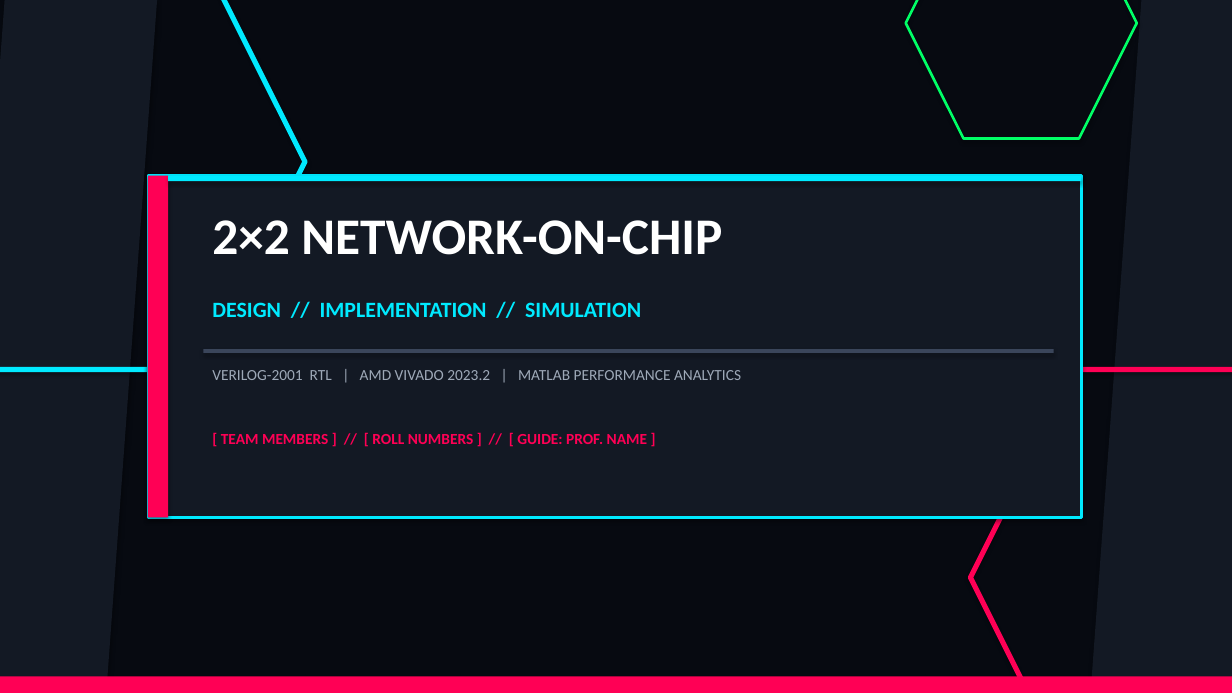
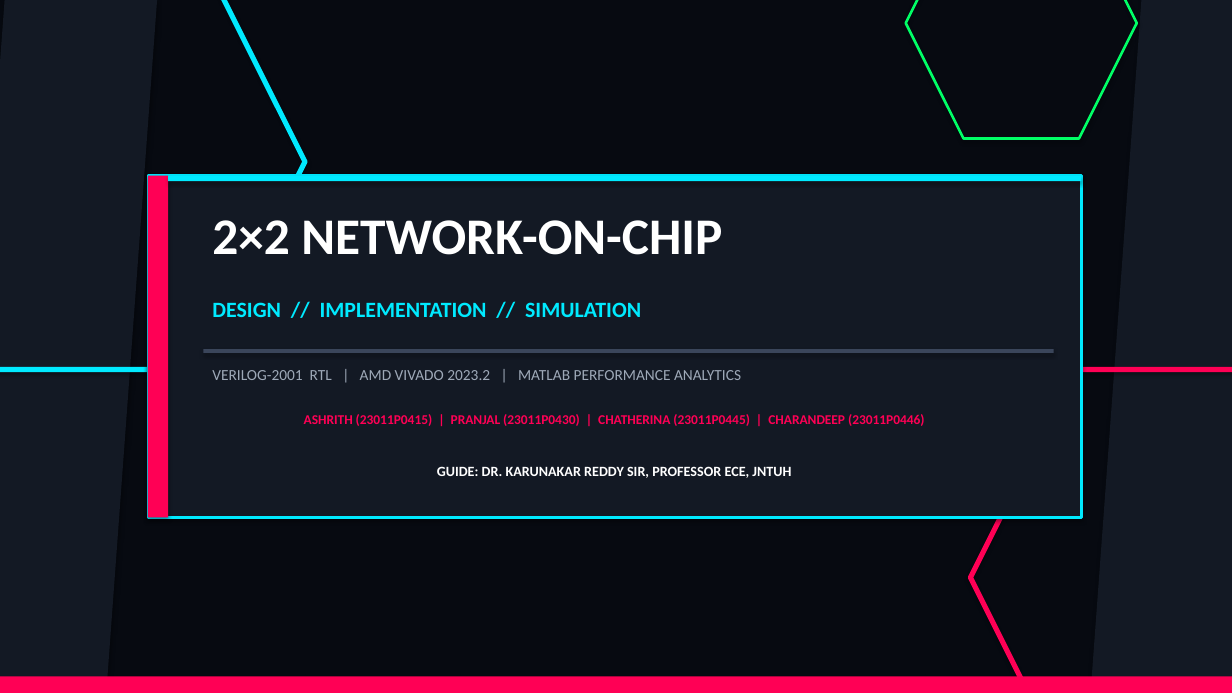
Before and after one commit to catherinapashamfrazer/NoC-mini-project, a slide deck: slide 1 of Analysis/NoC_Project_Presentation_v4_Final.pptx. Drawn at 1232x693 pixels with LibreOffice and Linux fonts; fonts in the diff are those of the drawing. Boxes give left, top, right and bottom in pixels: in the first picture for what was removed or moved away, otherwise in the second. Text is boxed around its words. In the diff, an @@ line names an element or a change of style, - is before the commit and + after.

Commit message:
Update title slide with team names and guide details

```diff
--- a/Analysis/NoC_Project_Presentation_v4_Final.pptx
+++ b/Analysis/NoC_Project_Presentation_v4_Final.pptx
@@ text at [304, 414, 925, 426]: text changed; size 12 to 10.5 pt @@
-[ TEAM MEMBERS ] // [ ROLL NUMBERS ] // [ GUIDE: PROF. NAME ]
+ASHRITH (23011P0415) | PRANJAL (23011P0430) | CHATHERINA (23011P0445) | CHARANDEEP (23011P0446)
@@ text added at [437, 466, 791, 478], 11 pt, text #FFFFFF, bold @@
+GUIDE: DR. KARUNAKAR REDDY SIR, PROFESSOR ECE, JNTUH
```
